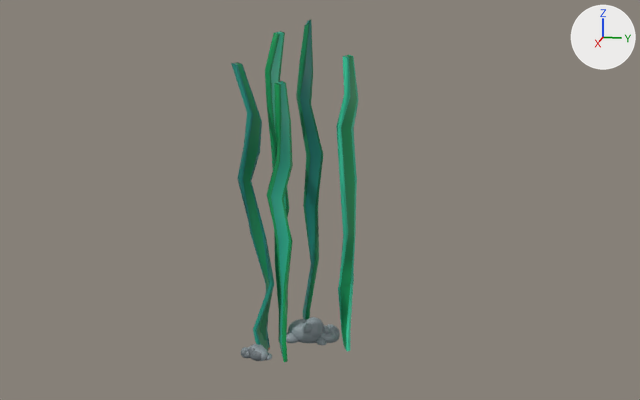
A saved change to the Blender file model-creation/kitchen-models4.blend.
Both versions are drawn from a 50 mm lens placed at (12.32, 3.11, 5.62), pointed at (-0.78, 0.49, 2.34). Lighting does not change. The marker at upper right points along +X, +Y and +Z.

The older version as bpy lines, for what is in view:
```python
ob_cube = bpy.data.objects.new('Cube', me_cube)
ob_cube.location = (0.0, 0.09, 2.29)
ob_cube.rotation_euler = (0.0, 1.571, 0.0)  # degrees (0, 90, 0)
ob_cube.scale = (1.18, 0.198, 0.0392)
ob_cube_001 = bpy.data.objects.new('Cube.001', me_cube_001)
ob_cube_001.location = (-0.18, -0.23, 2.29)
ob_cube_001.rotation_euler = (0.0, 1.571, 0.0)  # degrees (0, 90, 0)
ob_cube_001.scale = (1.18, 0.198, 0.0392)
ob_cube_002 = bpy.data.objects.new('Cube.002', me_cube_002)
ob_cube_002.location = (-0.55, -0.08, 2.6)
ob_cube_002.rotation_euler = (0.0, 1.571, 0.0)  # degrees (0, 90, 0)
ob_cube_002.scale = (1.18, 0.198, 0.0392)
ob_cube_005 = bpy.data.objects.new('Cube.005', me_cube_013)
ob_cube_005.location = (0.12, -0.35, 0.13)
ob_cube_005.rotation_euler = (0.0, 0.0, -3.014)  # degrees (0, 0, -173)
ob_cube_005.scale = (0.0615, 0.0416, 0.04)
# also in view: 'Cube.009' at (-0.64, 0.4, 0.24); 'Cube.004' at (-0.48, 0.95, 2.31); 'Cube.003' at (-1.1, 0.27, 2.56)
```
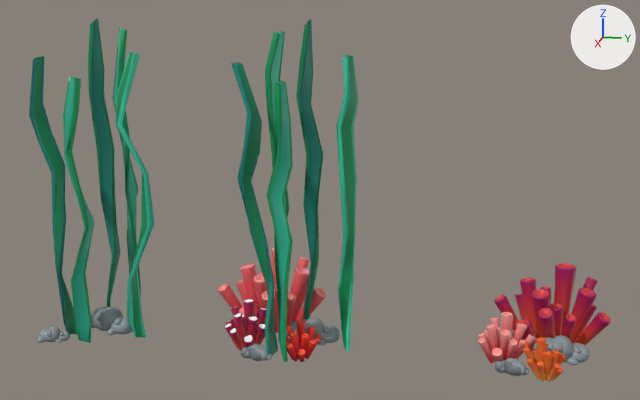
Boxes [x1, y1, x2, y2] around the edits, measured in the pictures (640 x 400 px; the box of a moved part takes in the faces that stretch with it):
'pCylinder35.005', added (red): after [494, 263, 611, 352]
'Cube.001', reshaped (9% wider): before [231, 62, 274, 351]; after [231, 62, 278, 355]
'Cube.010', added (cyan): after [88, 18, 120, 307]
'Cube.007', added (green): after [29, 56, 77, 334]
'Cube.006', added (green): after [63, 76, 94, 343]
'Cube.011', added (green): after [116, 52, 155, 338]
'pCylinder35.002', added (red): after [218, 248, 326, 333]
'Cube.017', added (green): after [113, 28, 141, 298]
'pCylinder35.004', added (pink): after [478, 312, 535, 363]
'pCylinder35.001', added (red): after [225, 299, 275, 351]
'pCylinder35.006', added (orange): after [523, 338, 566, 382]
'pCylinder35.003', added (red): after [286, 320, 322, 362]
'Cube.015', added: after [91, 307, 132, 335]
'Cube.013', added: after [531, 335, 590, 365]
'Cube.012', added: after [495, 358, 529, 376]
'Cube.014', added: after [37, 327, 70, 343]
part 1 of me_cube_001, moved or reshaped: before [253, 284, 274, 351]; after [265, 284, 277, 355]
part 2 of me_cube_001, moved or reshaped: before [266, 319, 270, 350]; after [266, 286, 278, 351]

The change, as a diff of the scene's bpy script:
```diff
--- a/model-creation/kitchen-models4.blend.py
+++ b/model-creation/kitchen-models4.blend.py
@@ me_cube_001 @@
 me_cube_001.from_pydata(...)  # 64 vertices, 62 faces; spans x -1.85..1.95, y -2.3..0.72, z -4.93..5.39
 # used by ob_cube_001; location = (-0.18, -0.23, 2.29); rotation_euler = (0.0, 1.571, 0.0), in degrees (0, 90, 0); scale = (1.18, 0.198, 0.0392)
+# me_cube_001 part 1: all 4 vertices in x 1.62..1.63, y -1.11..-0.77, z -0.27..1.41 are moved by (-0.03, 0.95, -0.09)
+# me_cube_001 part 2: all 12 vertices in x 1.66..1.95, y -0.5..0.25, z -4.34..3.95 are moved by (0.02, 0.67, -0.03)
 me_cube_001.materials.append(mat_restaurant_002)
@@ ob_cube_017 @@
+ob_cube_017 = bpy.data.objects.new('Cube.017', me_cube_002.copy())  # the mesh of ob_cube_002
+ob_cube_017.location = (-1.12, -2.78, 2.6)
+ob_cube_017.rotation_euler = (-1.097, 1.571, 0.0)  # degrees (-63, 90, 0)
+ob_cube_017.scale = (1.18, 0.198, 0.0392)
@@ ob_cube_015 @@
+ob_cube_015 = bpy.data.objects.new('Cube.015', me_cube_013.copy())  # the mesh of ob_cube_005; modifiers SUBSURF
+ob_cube_015.location = (-0.41, -2.92, 0.21)
+ob_cube_015.rotation_euler = (0.0, 0.0, 0.156)  # degrees (0, 0, 8.9)
+ob_cube_015.scale = (0.107, 0.0723, 0.0696)
@@ ob_cube_014 @@
+ob_cube_014 = bpy.data.objects.new('Cube.014', me_cube_013.copy())  # the mesh of ob_cube_005; modifiers SUBSURF
+ob_cube_014.location = (0.12, -3.65, 0.13)
+ob_cube_014.rotation_euler = (0.0, 0.0, 0.808)  # degrees (0, 0, 46)
+ob_cube_014.scale = (0.0615, 0.0416, 0.04)
@@ ob_cube_011 @@
+ob_cube_011 = bpy.data.objects.new('Cube.011', me_cube_006.copy())  # the mesh of ob_cube_004
+ob_cube_011.location = (-0.33, -2.4, 2.27)
+ob_cube_011.rotation_euler = (-1.396, 1.571, 0.0)  # degrees (-80, 90, 0)
+ob_cube_011.scale = (1.18, 0.198, 0.0392)
@@ ob_cube_010 @@
+ob_cube_010 = bpy.data.objects.new('Cube.010', me_cube_003.copy())  # the mesh of ob_cube_003
+ob_cube_010.location = (-0.87, -3.12, 2.54)
+ob_cube_010.rotation_euler = (0.0, 1.571, 0.0)  # degrees (0, 90, 0)
+ob_cube_010.scale = (1.29, 0.198, 0.0392)
@@ ob_cube_007 @@
+ob_cube_007 = bpy.data.objects.new('Cube.007', me_cube_015)  # 64 vertices, 62 faces; spans x -1.85..1.96, y -2.3..0.92, z -4.93..5.39; in mat_restaurant_002 (picture img_restaurantbits_texture_png_004)
+ob_cube_007.location = (-0.18, -3.78, 2.29)
+ob_cube_007.rotation_euler = (-4.712, 1.73, -1.571)  # degrees (-270, 99, -90)
+ob_cube_007.scale = (1.18, 0.198, 0.0392)
@@ ob_cube_006 @@
+ob_cube_006 = bpy.data.objects.new('Cube.006', me_cube.copy())  # the mesh of ob_cube
+ob_cube_006.location = (0.0, -3.21, 2.29)
+ob_cube_006.rotation_euler = (-1.571, 1.571, 0.0)  # degrees (-90, 90, 0)
+ob_cube_006.scale = (1.18, 0.198, 0.0392)
@@ ob_cube_013 @@
+ob_cube_013 = bpy.data.objects.new('Cube.013', me_cube_013.copy())  # the mesh of ob_cube_005; modifiers SUBSURF
+ob_cube_013.location = (-0.62, 4.27, 0.21)
+ob_cube_013.rotation_euler = (0.0, 0.0, 0.636)  # degrees (0, 0, 36)
+ob_cube_013.scale = (0.107, 0.0723, 0.0696)
@@ ob_cube_012 @@
+ob_cube_012 = bpy.data.objects.new('Cube.012', me_cube_013.copy())  # the mesh of ob_cube_005; modifiers SUBSURF
+ob_cube_012.location = (-0.12, 3.48, 0.13)
+ob_cube_012.rotation_euler = (0.0, 0.0, -3.014)  # degrees (0, 0, -173)
+ob_cube_012.scale = (0.0615, 0.0416, 0.04)
@@ ob_pcylinder35_006 @@
+ob_pcylinder35_006 = bpy.data.objects.new('pCylinder35.006', me_mesh_006)  # 2592 vertices, 2880 faces; spans x -8.6..9.9, y -0.6..14.1, z -8.8..6.9; in mat_restaurant_001 (picture img_restaurantbits_texture_png_001)
+ob_pcylinder35_006.location = (-0.2, 3.92, 0.0)
+ob_pcylinder35_006.rotation_euler = (1.571, 0.0, 6.23)  # degrees (90, 0, 357)
+ob_pcylinder35_006.scale = (0.0397, 0.0397, 0.0397)
@@ ob_pcylinder35_005 @@
+ob_pcylinder35_005 = bpy.data.objects.new('pCylinder35.005', me_mesh_005)  # 2592 vertices, 2880 faces; spans x -8.6..9.9, y -0.6..14.1, z -8.8..6.9; in mat_restaurant_001 (picture img_restaurantbits_texture_png_001)
+ob_pcylinder35_005.location = (-1.31, 4.26, 0.04)
+ob_pcylinder35_005.rotation_euler = (1.571, 0.0, 4.285)  # degrees (90, 0, 246)
+ob_pcylinder35_005.scale = (0.0925, 0.0925, 0.0925)
@@ ob_pcylinder35_004 @@
+ob_pcylinder35_004 = bpy.data.objects.new('pCylinder35.004', me_mesh_004)  # 2592 vertices, 2880 faces; spans x -8.6..9.9, y -0.6..14.1, z -8.8..6.9; in mat_restaurant_001 (picture img_restaurantbits_texture_png_001)
+ob_pcylinder35_004.location = (-0.65, 3.41, 0.03)
+ob_pcylinder35_004.rotation_euler = (1.571, 0.0, 4.968)  # degrees (90, 0, 285)
+ob_pcylinder35_004.scale = (0.0506, 0.0506, 0.0506)
@@ ob_pcylinder35_003 @@
+ob_pcylinder35_003 = bpy.data.objects.new('pCylinder35.003', me_mesh_003)  # 2592 vertices, 2880 faces; spans x -8.6..9.9, y -0.6..14.1, z -8.8..6.9; in mat_restaurant_001 (picture img_restaurantbits_texture_png_001)
+ob_pcylinder35_003.location = (-0.2, 0.32, 0.0)
+ob_pcylinder35_003.rotation_euler = (1.571, 0.0, 5.518)  # degrees (90, 0, 316)
+ob_pcylinder35_003.scale = (0.0397, 0.0397, 0.0397)
@@ ob_pcylinder35_002 @@
+ob_pcylinder35_002 = bpy.data.objects.new('pCylinder35.002', me_mesh_002)  # 2592 vertices, 2880 faces; spans x -8.6..9.9, y -0.6..14.1, z -8.8..6.9; in mat_restaurant_001 (picture img_restaurantbits_texture_png_001)
+ob_pcylinder35_002.location = (-1.31, -0.28, 0.04)
+ob_pcylinder35_002.rotation_euler = (1.571, 0.0, 4.663)  # degrees (90, 0, 267)
+ob_pcylinder35_002.scale = (0.0925, 0.0925, 0.0925)
@@ ob_pcylinder35_001 @@
+ob_pcylinder35_001 = bpy.data.objects.new('pCylinder35.001', me_mesh_001)  # 2592 vertices, 2880 faces; spans x -8.6..9.9, y -0.6..14.1, z -8.8..6.9; in mat_restaurant_001 (picture img_restaurantbits_texture_png_001)
+ob_pcylinder35_001.location = (-0.45, -0.58, 0.02)
+ob_pcylinder35_001.rotation_euler = (1.571, 0.0, 5.518)  # degrees (90, 0, 316)
+ob_pcylinder35_001.scale = (0.0506, 0.0506, 0.0506)
```
